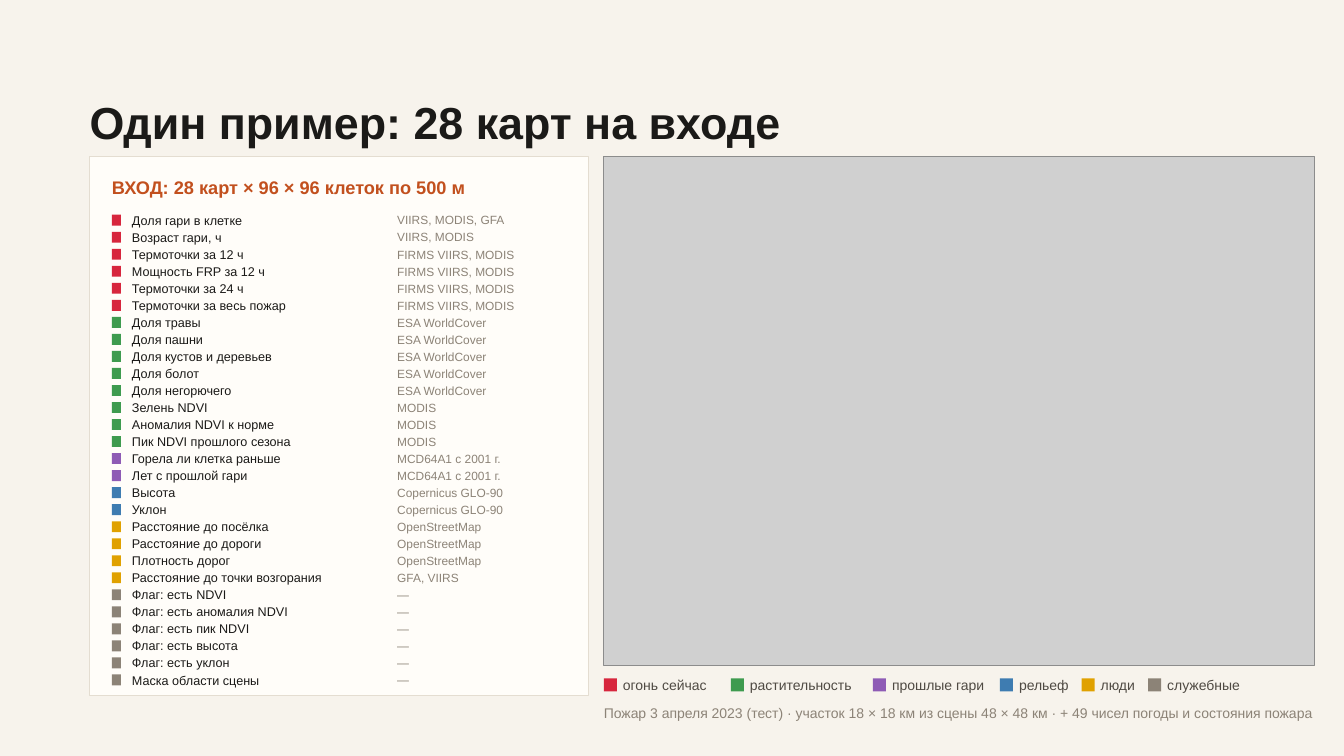
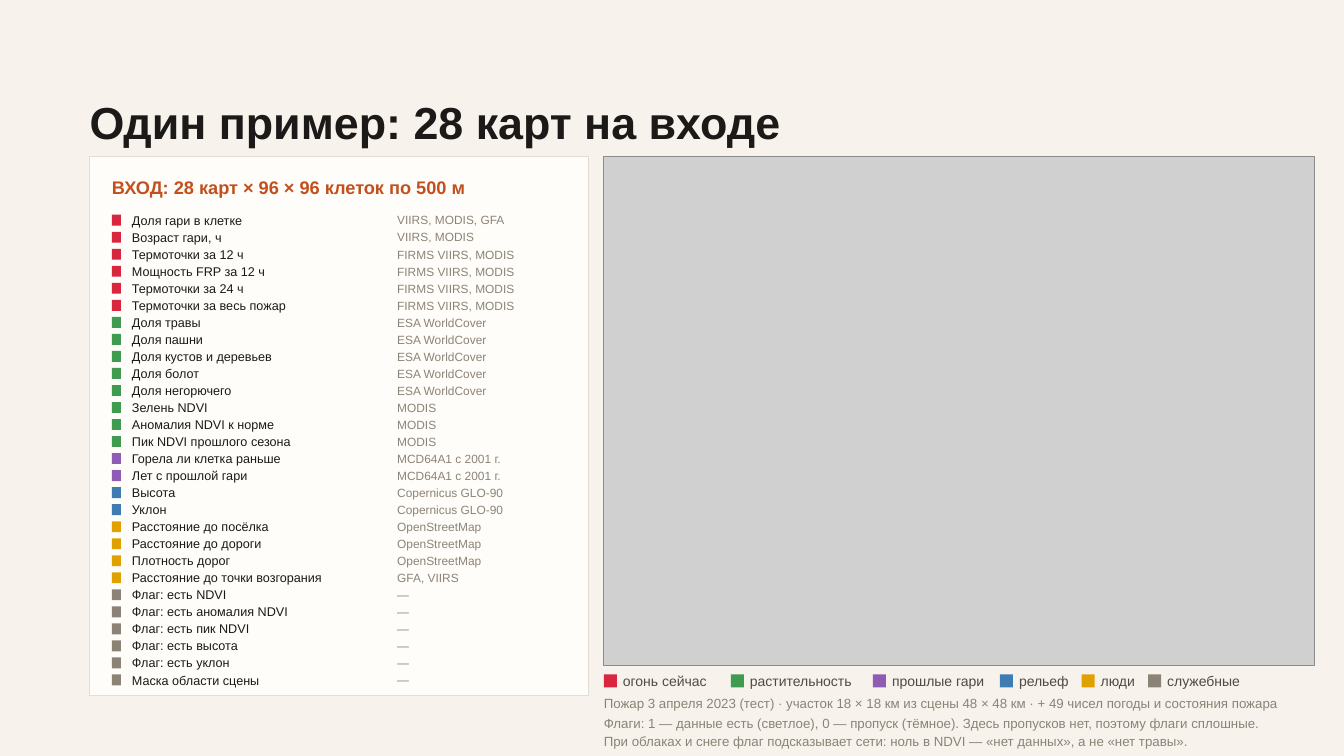
Before and after one commit to Bekabaev/fire_proj, a slide deck: slide 1 of presentation/slide9_maps/slide9_28maps.pptx. Drawn at 1344x756 pixels with LibreOffice and Linux fonts; fonts in the diff are those of the drawing; grey boxes stand for pictures. Boxes give left, top, right and bottom in pixels: in the first picture for what was removed or moved away, otherwise in the second. Text is boxed around its words. In the diff, an @@ line names an element or a change of style, - is before the commit and + after.

```diff
--- a/presentation/slide9_maps/slide9_28maps.pptx
+++ b/presentation/slide9_maps/slide9_28maps.pptx
@@ 6 texts, 6 rectangles: place and size @@
-6 texts, 6 rectangles at box(604, 679, 1240, 693)
+6 texts, 6 rectangles at box(604, 675, 1240, 689)
@@ text "Пожар 3 апреля 2023 (тест) ...": place and size @@
-text "Пожар 3 апреля 2023 (тест) ..." at box(604, 708, 1313, 721)
+text "Пожар 3 апреля 2023 (тест) ..." at box(604, 698, 1277, 711)
@@ text "Пожар 3 апреля 2023 (тест) ..." at box(604, 698, 1277, 711): size 10 to 9.5 pt @@
@@ text added at box(604, 718, 1259, 731), 9.5 pt, text #8C8377 @@
+Флаги: 1 — данные есть (светлое), 0 — пропуск (тёмное). Здесь пропусков нет, поэтому флаги сплошные.
@@ text added at box(604, 736, 1187, 749), 9.5 pt, text #8C8377 @@
+При облаках и снеге флаг подсказывает сети: ноль в NDVI — «нет данных», а не «нет травы».
```
Also in this commit, not shown: 3 other files.
